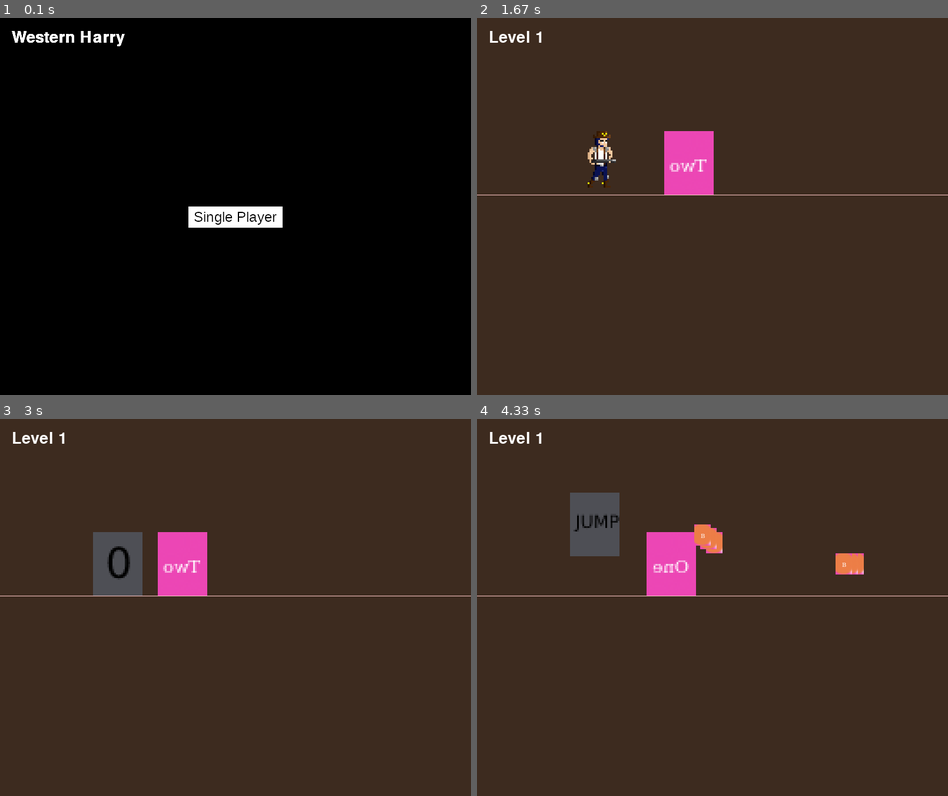
Above: before the commit, frames 1-4 (two rows, left to right).
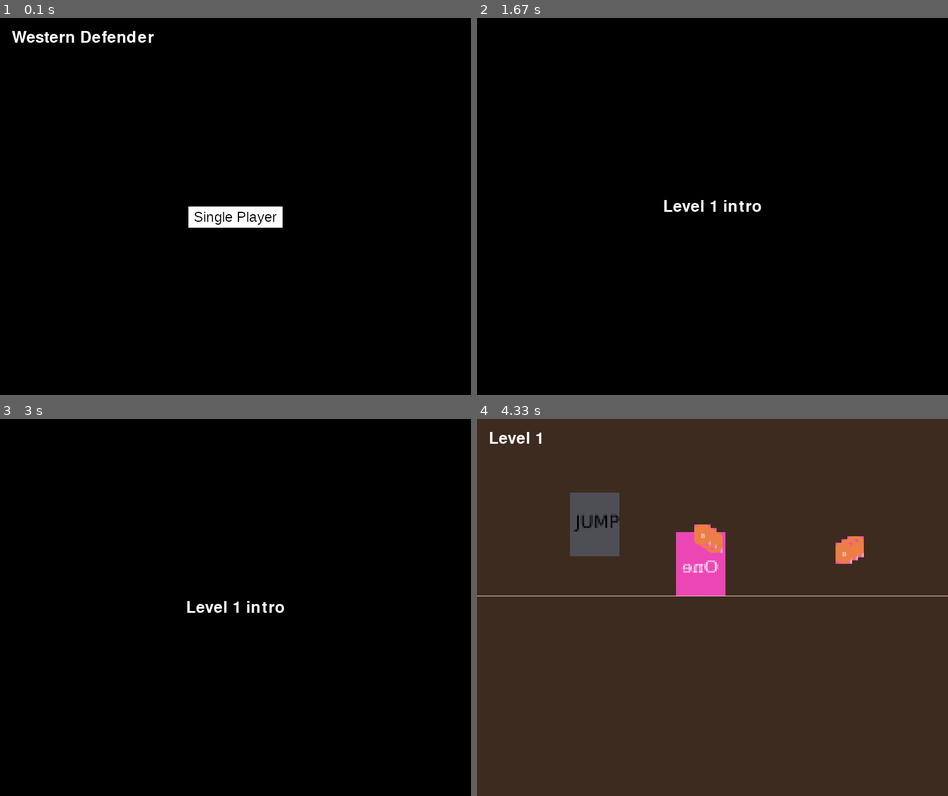
Above: after the commit, the same moments.

Repository: DevsInTheShed/pyGameJam2021
Game: pygame game, started from main.py
Same seed, same stepped clock (60 frames per second), same inputs: the game is played once before the commit and once after it.
Inputs (mouse positions are in pixels of both pictures, inside the frame that each line leads up to):
- Up to frame 1 (0.1 s): no input
- Up to frame 2 (1.67 s): press the mouse at (712, 217) at 0.37 s; move the mouse to (703, 161) at 0.47 s; release the mouse at (693, 104) at 0.6 s
- Up to frame 3 (3 s): no input
- Up to frame 4 (4.33 s): tap Space at 3.67, 4.07 s; hold Up from 4 s (still down)

The runs differ from the first frame. In frame 1, 0.3% of the frame differs, in the area x 2-33%, y 3-8%; in frame 2, 100%, in the area x 0-100%, y 0-100%; in frame 3, 100%; in frame 4, 2.4%.

Commit message:
add intro menu and wait timmer

Diff:
--- /dev/null
+++ b/game/button.py
@@ -0,0 +1,27 @@
+import pygame
+
+class Button:
+    def __init__(self, screen, x, y, image):
+        self.screen = screen
+        self.image = image
+        self.rect = self.image.get_rect()
+        self.rect.x = x
+        self.rect.y = y
+        self.clicked = False
+
+    def draw(self):
+        action = False
+
+        pos = pygame.mouse.get_pos()
+
+        if self.rect.collidepoint(pos):
+            if pygame.mouse.get_pressed()[0] == 1 and self.clicked == False:
+                action = True
+                self.clicked = True
+
+        if pygame.mouse.get_pressed()[0] == 0:
+            self.clicked = False
+
+        self.screen.blit(self.image, self.rect)
+
+        return action
--- a/game/gameState.py
+++ b/game/gameState.py
@@ -9,6 +9,7 @@
     def __init__(self):
         self.screens = enums.Screen
         self.currentScreen = self.screens.menu
+        self.currentLevel = 0
 
         player = Character('player', 200, 200, 3, 5, globals.GRAVITY)
         player.actions = enums.Action
@@ -32,4 +33,5 @@
         self.currentScreen = screen
 
     def render(self):
+        globals.ViewScreen.fill(globals.BLACK)
         return self.view[self.currentScreen]()
--- a/game/globals.py
+++ b/game/globals.py
@@ -20,6 +20,10 @@
 
 # Images
 StartImg = pygame.image.load(os.path.join('assets', 'sprites', 'button', 'single_player.png'))
+Level1Img = pygame.image.load(os.path.join('assets', 'sprites', 'button', 'level1.png'))
+Level2Img = pygame.image.load(os.path.join('assets', 'sprites', 'button', 'level2.png'))
+Level3Img = pygame.image.load(os.path.join('assets', 'sprites', 'button', 'level3.png'))
+Level4Img = pygame.image.load(os.path.join('assets', 'sprites', 'button', 'level4.png'))
 
 
 # Physics constants
--- a/screen/intro.py
+++ b/screen/intro.py
@@ -1,11 +1,43 @@
 import pygame
 from screen.screen import Screen
+from game.button import Button
 
 class Intro(Screen):
     def __init__(self, state):
         super().__init__(state)
+        self.last = pygame.time.get_ticks()
+        self.wait = 3000
 
     def draw(self):
+        now = pygame.time.get_ticks()
+
+        if self.state.currentLevel == 0:
+            if Button(self.globals.ViewScreen, self.globals.SCREEN.centerx - (self.globals.Level1Img.get_rect().width+20),
+            self.globals.SCREEN.centery - (self.globals.Level1Img.get_rect().height+20), self.globals.Level1Img).draw():
+                self.state.currentLevel = 1
+                now = pygame.time.get_ticks()
+                self.last = now
+
+            if Button(self.globals.ViewScreen, self.globals.SCREEN.centerx + 20,
+            self.globals.SCREEN.centery - (self.globals.Level2Img.get_rect().height+20), self.globals.Level2Img).draw():
+                pass
+
+            if Button(self.globals.ViewScreen, self.globals.SCREEN.centerx - (self.globals.Level3Img.get_rect().width+20),
+            self.globals.SCREEN.centery + 20, self.globals.Level3Img).draw():
+                pass
+
+            if Button(self.globals.ViewScreen, self.globals.SCREEN.centerx + 20,
+            self.globals.SCREEN.centery + 20, self.globals.Level4Img).draw():
+                pass
+
+        else:
+            # set up level intro
+            Title = self.globals.TitleFont.render("Level 1 intro", 1, self.globals.WHITE)
+            text_width, text_height = self.globals.TitleFont.size("Level 1 intro")
+            self.globals.ViewScreen.blit(Title, (self.globals.SCREEN.centerx - text_width//2, self.globals.SCREEN.centery - text_height//2))
+
+            if now - self.last >= self.wait:
+                self.state.gotoScreen(self.state.screens.stage)
 
 
         return super().draw()
--- a/screen/menu.py
+++ b/screen/menu.py
@@ -1,44 +1,17 @@
-import pygame
 from screen.screen import Screen
+from game.button import Button
 
 class Menu(Screen):
     def __init__(self, state):
         super().__init__(state)
 
     def draw(self):
-        Title = self.globals.TitleFont.render("Western Harry", 1, self.globals.WHITE)
+        Title = self.globals.TitleFont.render("Western Defender", 1, self.globals.WHITE)
         self.globals.ViewScreen.blit(Title, (self.globals.SCREEN.left + 20, 20))
 
 
         if Button(self.globals.ViewScreen, self.globals.SCREEN.centerx - self.globals.StartImg.get_rect().width//2,
         self.globals.SCREEN.centery, self.globals.StartImg).draw():
-            self.state.gotoScreen(self.state.screens.stage)
+            self.state.gotoScreen(self.state.screens.intro)
 
         return super().draw()
-
-
-class Button:
-    def __init__(self, screen, x, y, image):
-        self.screen = screen
-        self.image = image
-        self.rect = self.image.get_rect()
-        self.rect.x = x
-        self.rect.y = y
-        self.clicked = False
-
-    def draw(self):
-        action = False
-
-        pos = pygame.mouse.get_pos()
-
-        if self.rect.collidepoint(pos):
-            if pygame.mouse.get_pressed()[0] == 1 and self.clicked == False:
-                action = True
-                self.clicked = True
-
-        if pygame.mouse.get_pressed()[0] == 0:
-            self.clicked = False
-
-        self.screen.blit(self.image, self.rect)
-
-        return action
Binary file added: assets/sprites/button/level1.png
Binary file added: assets/sprites/button/level2.png
Binary file added: assets/sprites/button/level3.png
Binary file added: assets/sprites/button/level4.png
